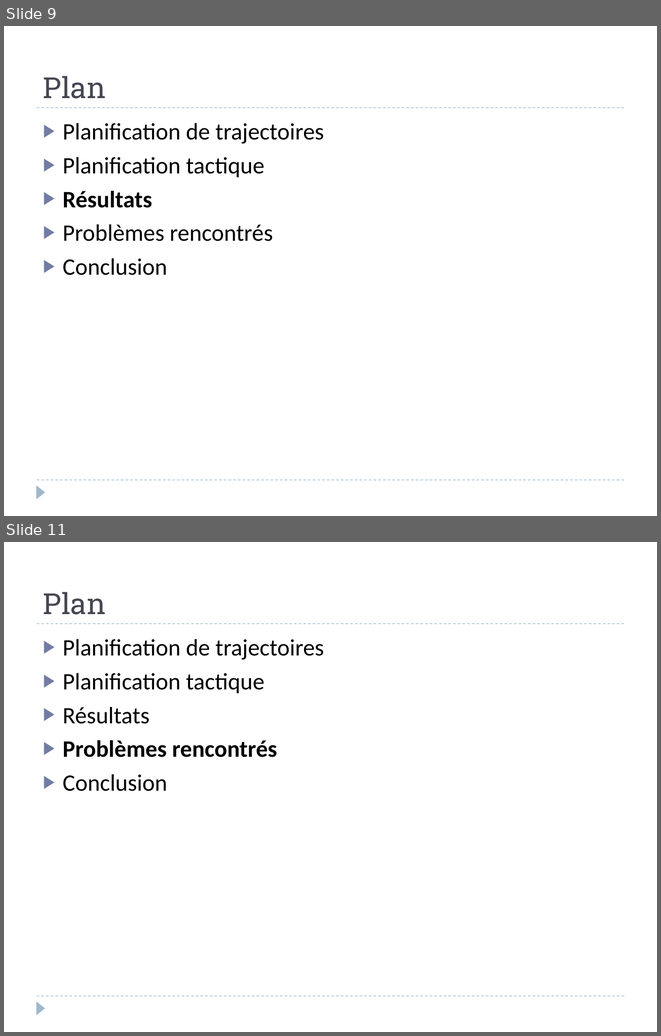
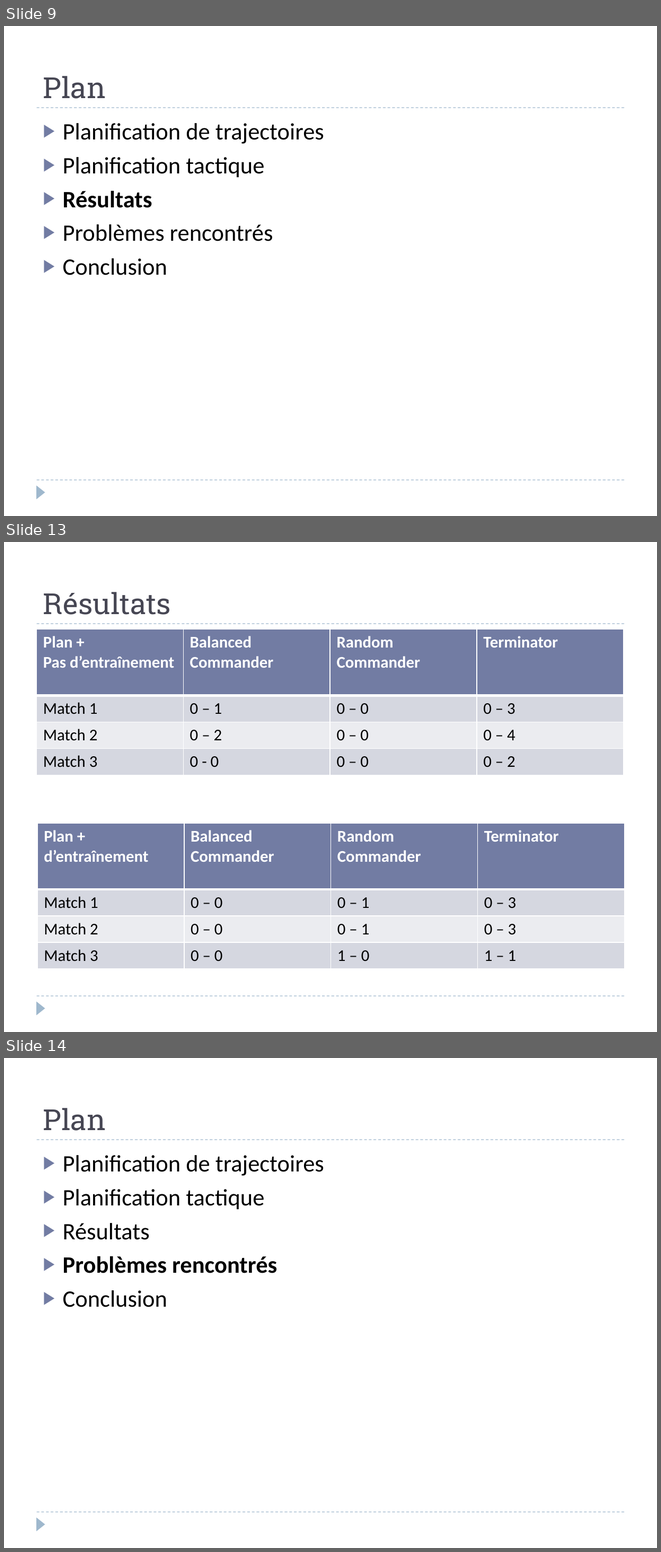
Before and after one commit to faouellet/CaptureTheFlag, a slide deck: Docs/Presentation finale.pptx. Shown one above the other, each under a label of ours: slides 9 and 11 before the commit, slides 9, 13 and 14 after it; the slides between them are not shown. The pictures are 661x1036 and 661x1552 pixels, drawn with LibreOffice and Linux fonts; fonts in the diff are those of the drawing. Boxes give left, top, right and bottom in pixels: in the first picture for what was removed or moved away, otherwise in the second. Text is boxed around its words. In the diff, an @@ line names an element or a change of style, - is before the commit and + after.

```diff
--- a/Docs/Presentation finale.pptx
+++ b/Docs/Presentation finale.pptx
@@ slide 13 added at box(4, 542, 657, 1032), background #FFFFFF; not listed: 3 template elements that a slide beside it also shows @@
@@ title added at box(43, 592, 171, 615), 32 pt, text #464653 @@
+Résultats
@@ table added at box(37, 629, 624, 774), 4 rows, 4 columns @@
+Plan + / Pas d’entraînement | Balanced / Commander | Random / Commander | Terminator
+Match 1 | 0 – 1 | 0 – 0 | 0 – 3
+Match 2 | 0 – 2 | 0 – 0 | 0 – 4
+Match 3 | 0 - 0 | 0 – 0 | 0 – 2
@@ table added at box(37, 823, 625, 968), 4 rows, 4 columns @@
+Plan + d’entraînement | Balanced / Commander | Random / Commander | Terminator
+Match 1 | 0 – 0 | 0 – 1 | 0 – 3
+Match 2 | 0 – 0 | 0 – 1 | 0 – 3
+Match 3 | 0 – 0 | 1 – 0 | 1 – 1
@@ what was slide 11 is now slide 14 @@
```
Also in this commit, not shown: 3 other slides added, 1 slide removed, 11 other files.
